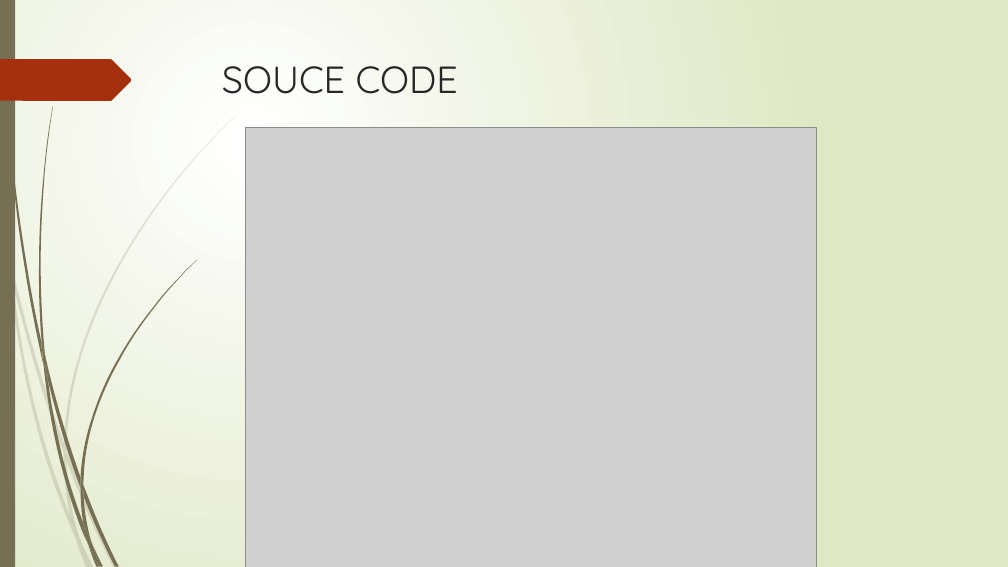
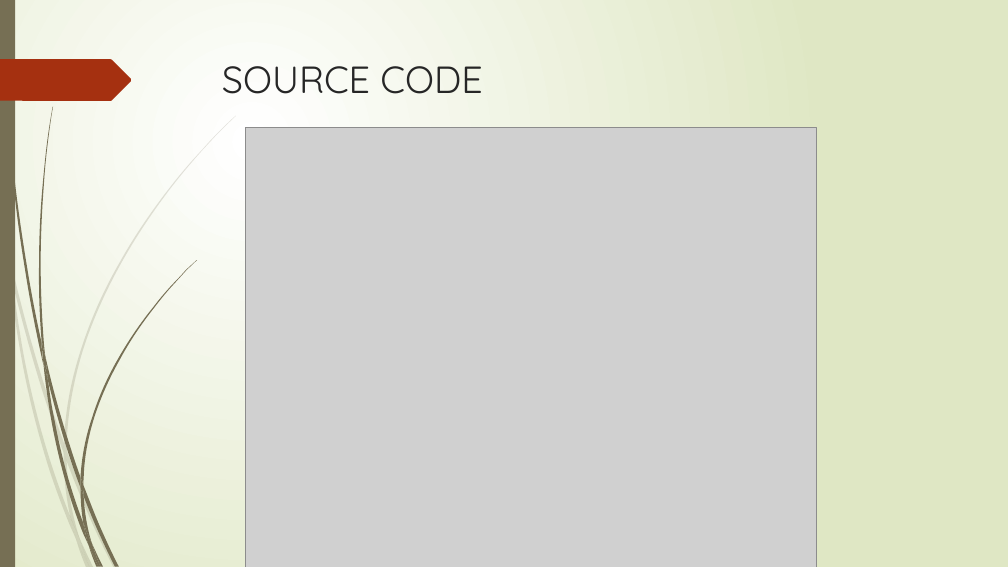
Before and after one commit to LuJoker/OOAD_RMS, a slide deck: slide 32 of document/OOAD_Midterm_demo.pptx. Drawn at 1008x567 pixels with LibreOffice and Linux fonts; fonts in the diff are those of the drawing; grey boxes stand for pictures. Boxes give left, top, right and bottom in pixels: in the first picture for what was removed or moved away, otherwise in the second. Text is boxed around its words. In the diff, an @@ line names an element or a change of style, - is before the commit and + after.

Commit message:
修改ppt一些小錯誤

```diff
--- a/document/OOAD_Midterm_demo.pptx
+++ b/document/OOAD_Midterm_demo.pptx
@@ title at [222, 66, 482, 94]: text changed @@
-SOUCE CODE
+SOURCE CODE
```
